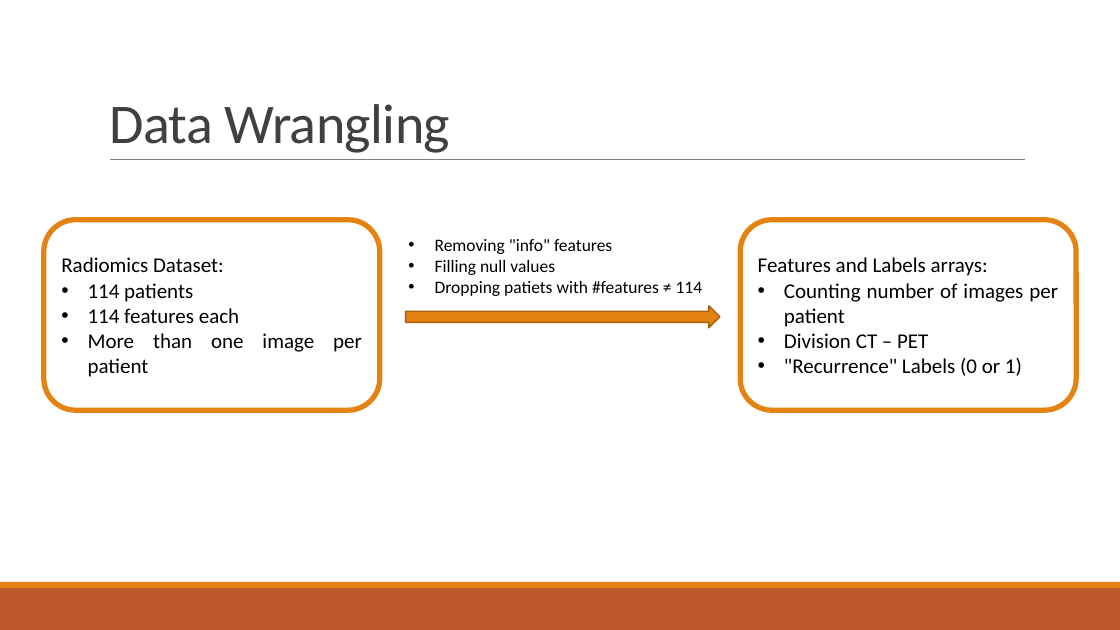
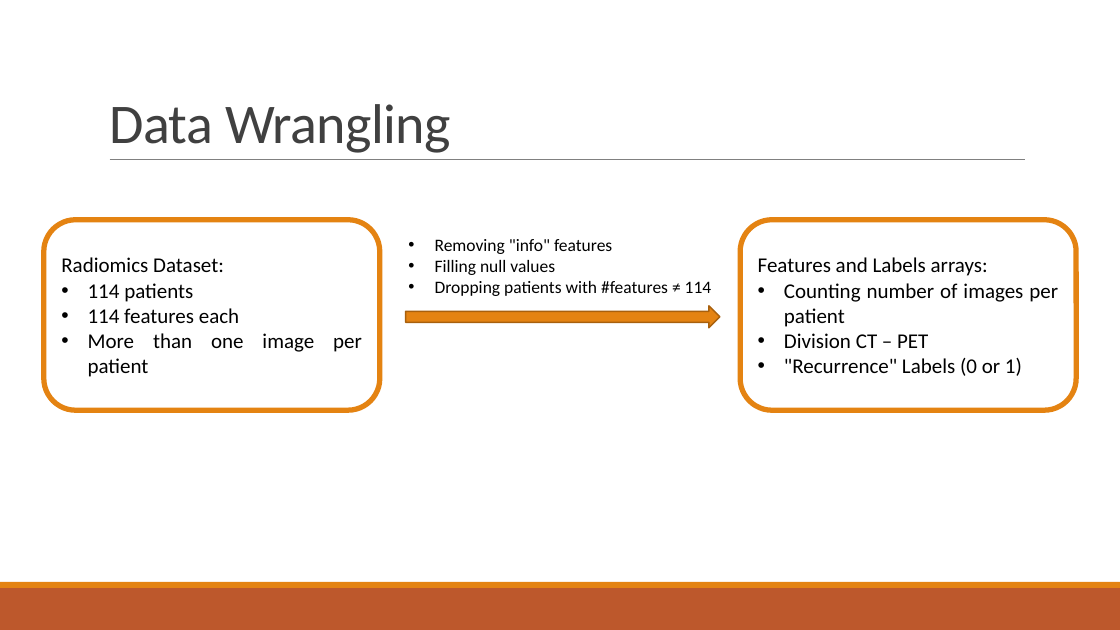
Before and after one commit to GianlucaCarlini/Pattern-Recognition, a slide deck: slide 2 of Pattern Recognition.pptx. Drawn at 1120x630 pixels with LibreOffice and Linux fonts; fonts in the diff are those of the drawing. Boxes give left, top, right and bottom in pixels: in the first picture for what was removed or moved away, otherwise in the second. Text is boxed around its words. In the diff, an @@ line names an element or a change of style, - is before the commit and + after.

```diff
--- a/Pattern Recognition.pptx
+++ b/Pattern Recognition.pptx
@@ text at (435, 281, 712, 296): text changed @@
-• Dropping patiets with #features ≠ 114
+• Dropping patients with #features ≠ 114
```
Also in this commit, not shown: 1 slide added.
